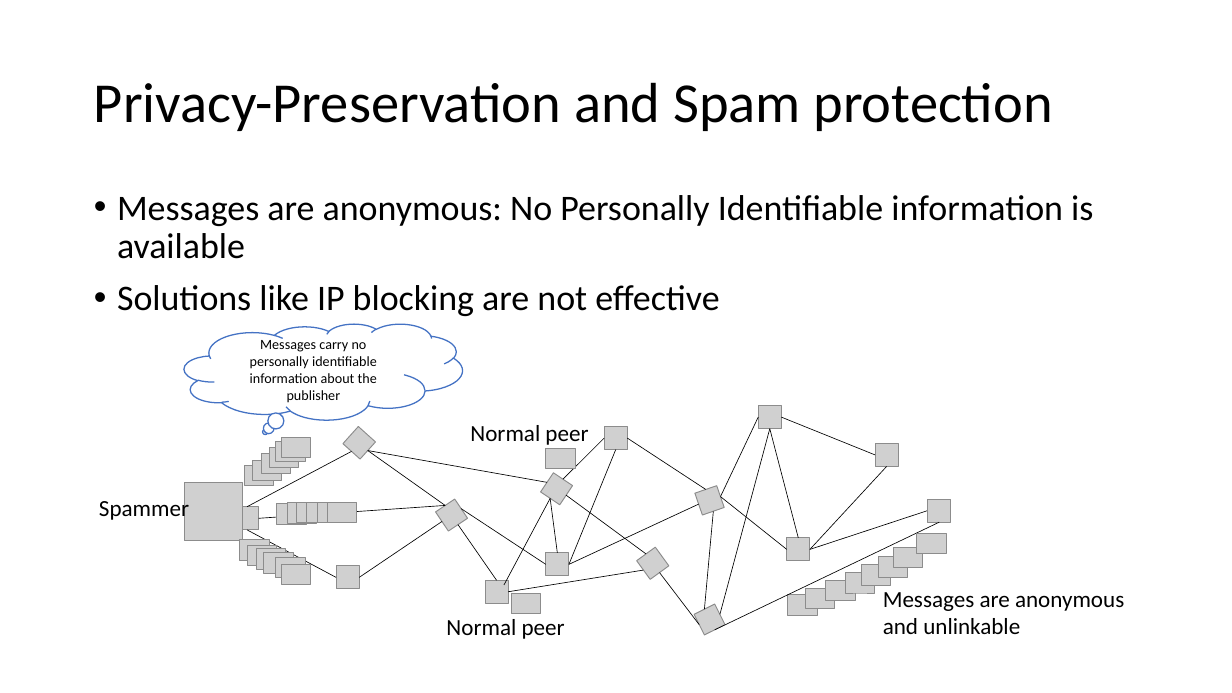
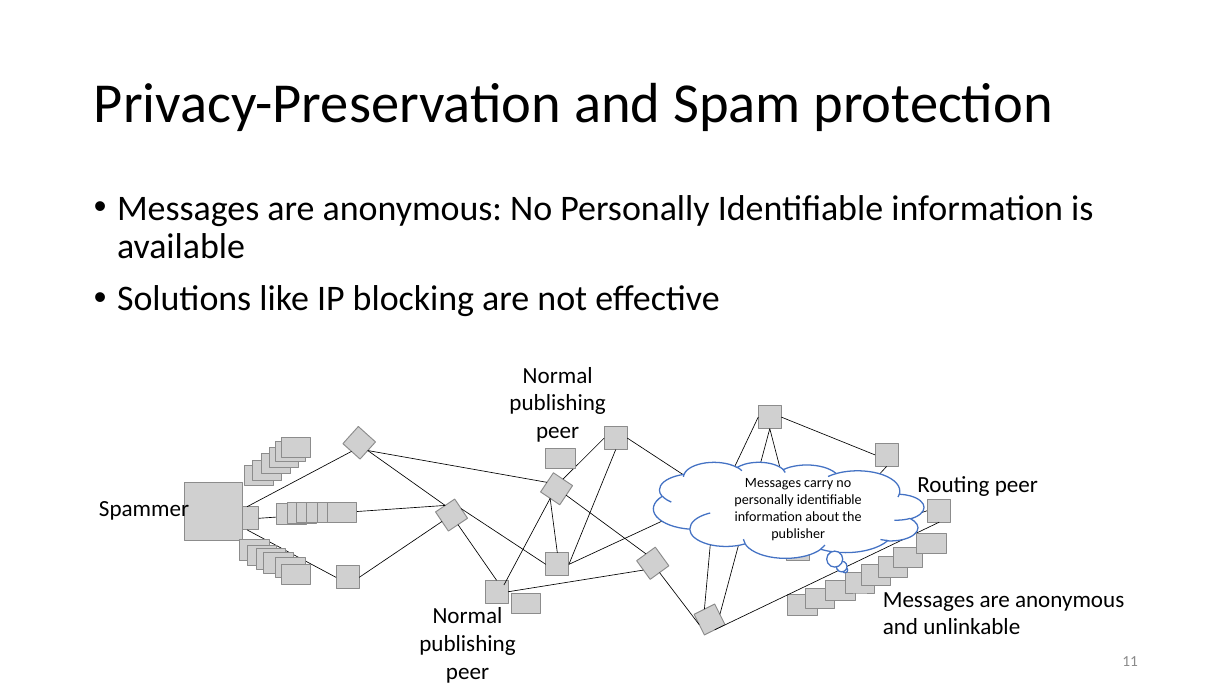
Before and after one commit to vacp2p/research, a slide deck: slide 11 of rln-research/presentations/11-2021-Tokenmics-Waku-rln-relay.pptx (slide 13 before the commit). Drawn at 1232x693 pixels with LibreOffice and Linux fonts; fonts in the diff are those of the drawing; grey boxes stand for pictures. Boxes give left, top, right and bottom in pixels: in the first picture for what was removed or moved away, otherwise in the second. Text is boxed around its words. In the diff, an @@ line names an element or a change of style, - is before the commit and + after.

```diff
--- a/rln-research/presentations/11-2021-Tokenmics-Waku-rln-relay.pptx
+++ b/rln-research/presentations/11-2021-Tokenmics-Waku-rln-relay.pptx
@@ text at <box>509,367,605,442</box>: text changed @@
-Normal peer
+Normal publishing peer
@@ thought cloud "Messages carry no personally identifiable ...": place and size @@
-thought cloud "Messages carry no personally identifiable ..." at <box>184,324,462,421</box>
+thought cloud "Messages carry no personally identifiable ..." at <box>653,462,924,558</box>
@@ thought cloud "Messages carry no personally identifiable ..." at <box>653,462,924,558</box>: mirrored @@
@@ text added at <box>917,476,1038,499</box>, 18 pt, text #000000 @@
+Routing peer
@@ text at <box>419,607,515,683</box>: text changed @@
-Normal peer
+Normal publishing peer
@@ page number added at <box>1122,656,1138,666</box>, 12 pt, text #8C8C8C @@
+11
```
Also in this commit, not shown: 44 other slides changed, 1 slide added, 4 slides removed.
